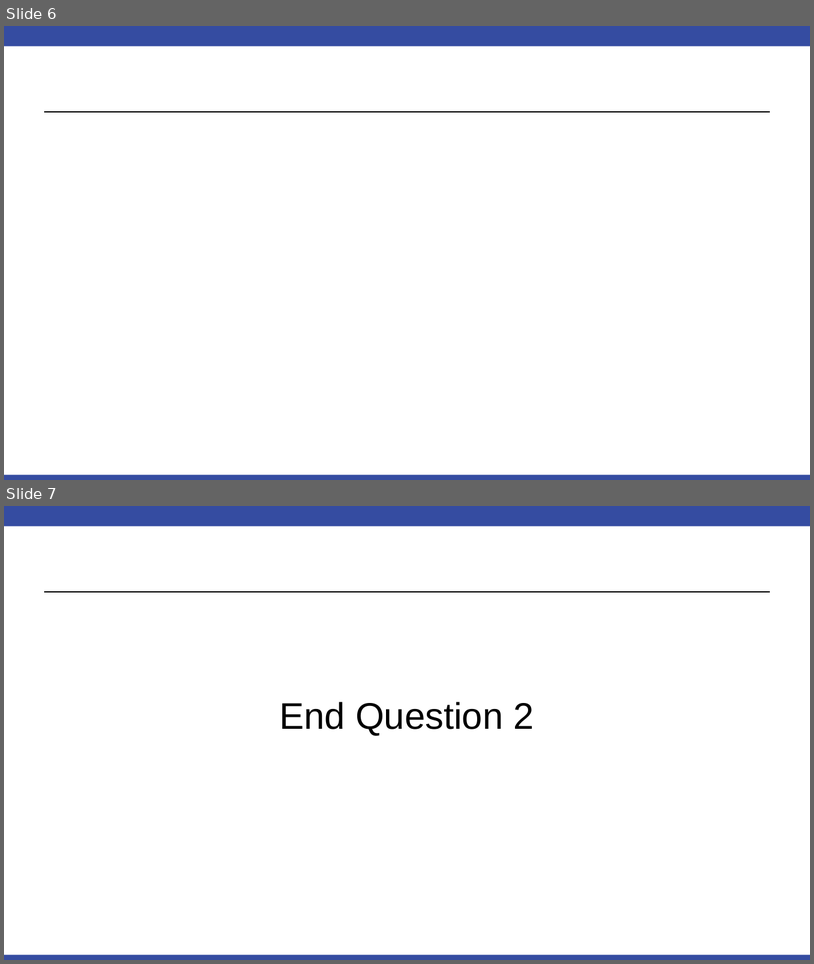
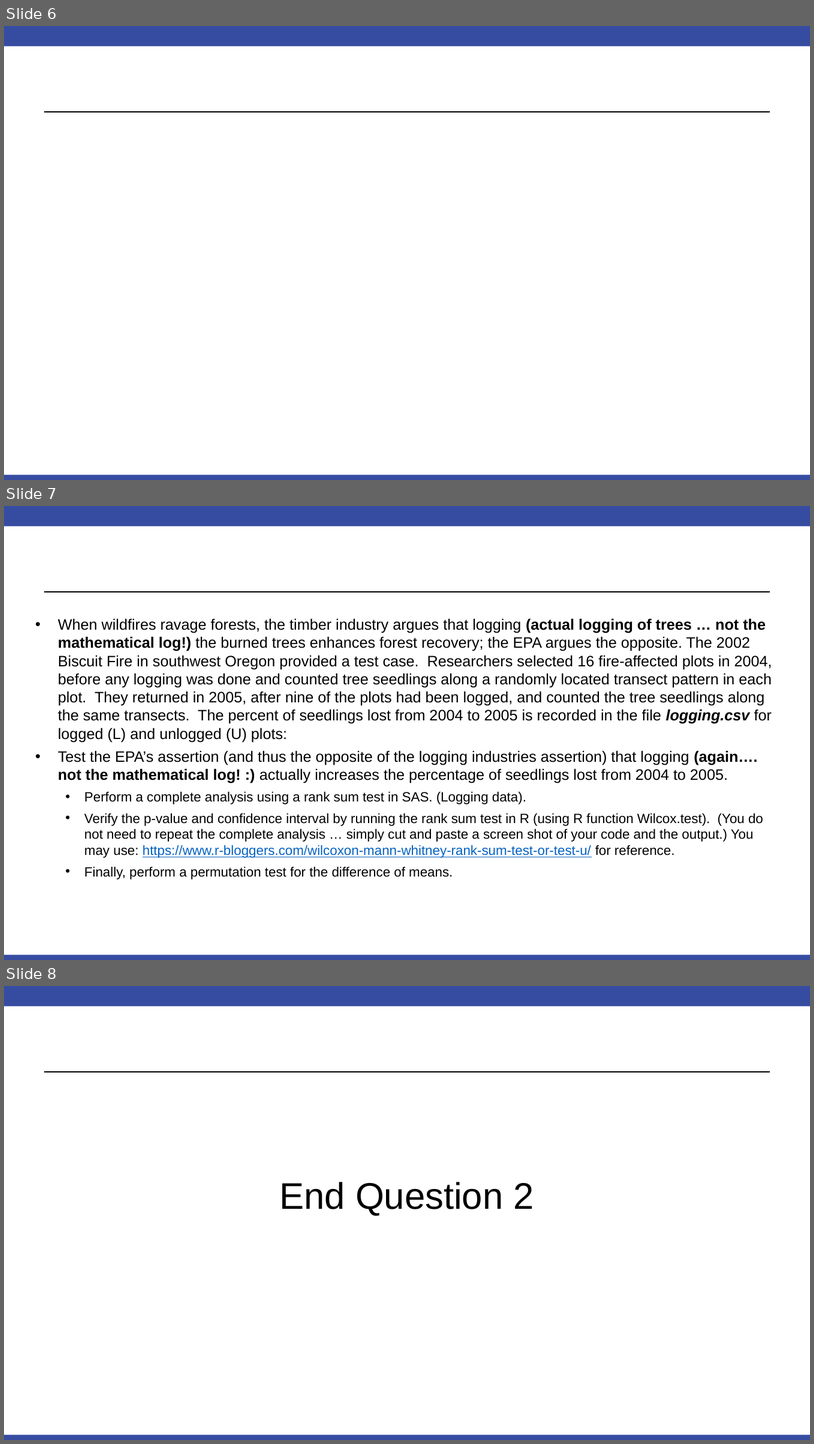
Before and after one commit to BivinSadler/MSDS_6371_Stat_Foundations, a slide deck: Unit 5/FLS/6371 FLS Unit 5.pptx. Shown one above the other, each under a label of ours: slides 6 and 7 before the commit, slides 6, 7 and 8 after it. The pictures are 814x964 and 814x1444 pixels, drawn with LibreOffice and Linux fonts; fonts in the diff are those of the drawing; grey boxes stand for pictures. Boxes give left, top, right and bottom in pixels: in the first picture for what was removed or moved away, otherwise in the second. Text is boxed around its words. In the diff, an @@ line names an element or a change of style, - is before the commit and + after.

```diff
--- a/Unit 5/FLS/6371 FLS Unit 5.pptx
+++ b/Unit 5/FLS/6371 FLS Unit 5.pptx
@@ slide 7 added at (x1=4, y1=506, x2=810, y2=960), background #FFFFFF; not listed: 3 template elements that a slide beside it also shows @@
@@ text added at (x1=58, y1=618, x2=773, y2=879), 18 pt, text #000000 @@
+• When wildfires ravage forests, the timber industry argues that logging (actual logging of trees … not the mathematical log!) the burned trees enhances forest recovery; the EPA argues the opposite. The 2002 Biscuit Fire in southwest Oregon provided a test case. Researchers selected 16 fire-affected plots in 2004, before any logging was done and counted tree seedlings along a randomly located transect pattern in each plot. They returned in 2005, after nine of the plots had been logged, and counted the tree seedlings along the same transects. The percent of seedlings lost from 2004 to 2005 is recorded in the file logging.csv for logged (L) and unlogged (U) plots:
+• Test the EPA’s assertion (and thus the opposite of the logging industries assertion) that logging (again…. not the mathematical log! :) actually increases the percentage of seedlings lost from 2004 to 2005.
+  • Perform a complete analysis using a rank sum test in SAS. (Logging data).
+  • Verify the p-value and confidence interval by running the rank sum test in R (using R function Wilcox.test). (You do not need to repeat the complete analysis … simply cut and paste a screen shot of your code and the output.) You may use: https://www.r-bloggers.com/wilcoxon-mann-whitney-rank-sum-test-or-test-u/ for reference.
+  • Finally, perform a permutation test for the difference of means.
@@ what was slide 7 is now slide 8 @@
```
Also in this commit, not shown: 5 slides changed, 5 slides removed.
